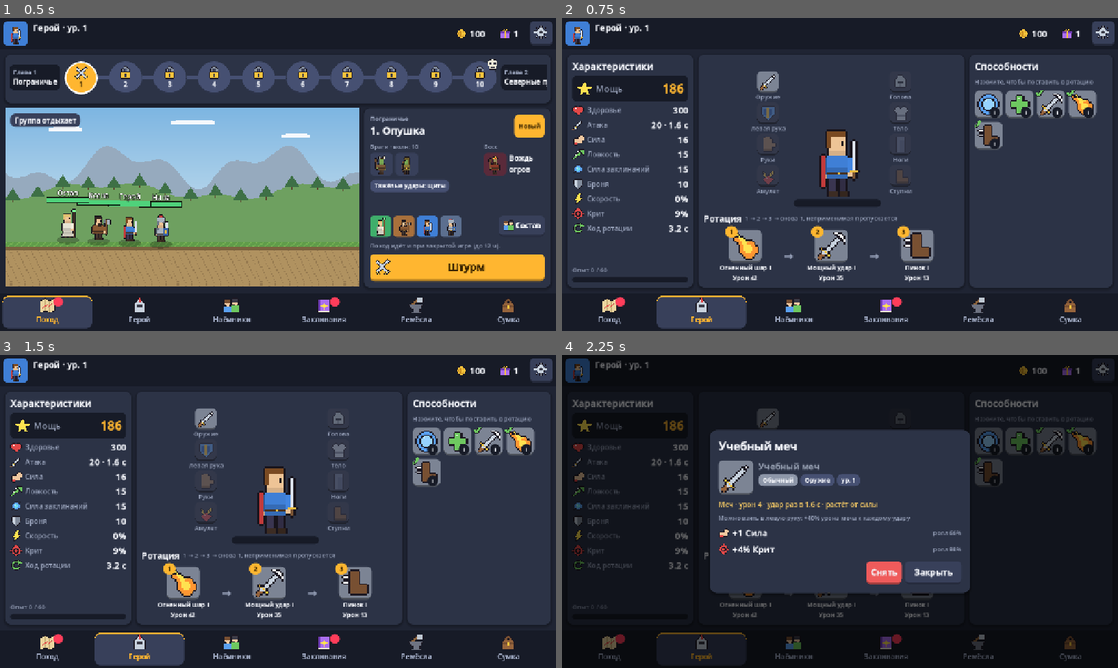
Above: before the commit, frames 1-4 (two rows, left to right).
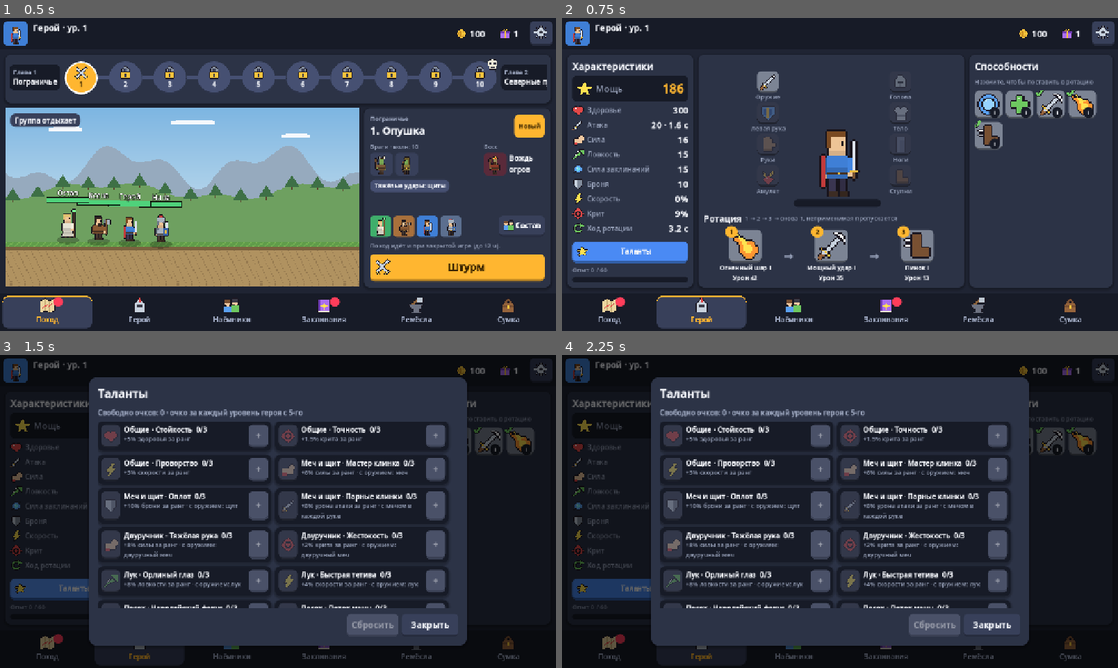
Above: after the commit, the same moments.

Repository: Zapolskikh/async-hero-rpg
Game: Godot game, scene res://scenes/main.tscn
The game is run twice, just before and just after one commit, with the same random seed, the same clock (stepped at 60 frames per second) and the same inputs.
Inputs (mouse positions are in pixels of both pictures, inside the frame that each line leads up to):
- Up to frame 1 (0.5 s): no input
- Up to frame 2 (0.75 s): click "Герой" at 0.5 s
- Up to frame 3 (1.5 s): click (66, 589) at 1.25 s, where only the run after the commit has a clickable "Таланты"
- Up to frame 4 (2.25 s): click (767, 417) at 2.02 s

Frame 1 is identical in both runs. In frame 2, 1.5% of the frame differs, in the area x 1-23%, y 71-79%; in frame 3, 63%, in the area x 0-100%, y 1-100%; in frame 4, 47%.

Commit message:
Hero talents (12 talents, 3 ranks, weapon branches) and gold income x0.3
Co-Authored-By: Claude Opus 5.5 <noreply@anthropic.com>
Claude-Session: https://claude.ai/code/session_01TnfTvx6YHctpzkqn983XSi

Diff:
--- a/scripts/core/game_state.gd
+++ b/scripts/core/game_state.gd
@@ -303,6 +303,12 @@
 
 func replace_hired(old_id: String, new_id: String) -> bool:
 	return act("replace", {"old": old_id, "new": new_id})["ok"]
+
+func talent_up(id: String) -> bool:
+	return act("talent_up", {"id": id})["ok"]
+
+func talent_reset() -> void:
+	act("talent_reset")
 
 func fuse(sid: String) -> bool:
 	return act("fuse", {"sid": sid})["ok"]
--- a/scripts/core/loot.gd
+++ b/scripts/core/loot.gd
@@ -189,7 +189,7 @@
 	return s
 
 static func sell_price(item: Dictionary) -> int:
-	return int((5 + item["ilvl"] * 3) * [1, 3, 8, 25][item["rarity"]])
+	return max(1, int((5 + item["ilvl"] * 3) * [1, 3, 8, 25][item["rarity"]] * Db.GOLD_MULT))
 
 ## Brings an item saved by an older version up to date (v5: weapon types, str instead of atk).
 static func upgrade_item(it: Dictionary) -> void:
--- a/scripts/core/roster.gd
+++ b/scripts/core/roster.gd
@@ -52,7 +52,14 @@
 	return st
 
 static func hero_stats(hero: Dictionary) -> Dictionary:
-	return combat_stats(Db.hero_base_stats(hero["level"]), hero["equipped"])
+	var gear: Dictionary = hero["equipped"]
+	var talents: Dictionary = hero.get("talents", {})
+	var weapons := Loot.weapon_types(gear)
+	var st := apply_gear(Db.hero_base_stats(hero["level"]), gear)
+	Talents.apply_stats(st, talents, weapons)
+	st.merge(Loot.attack_of(st, gear), true)
+	st["atk"] = round(st["atk"] * Talents.attack_mult(talents, weapons))
+	return st
 
 static func hero_snapshot(hero: Dictionary, collection: Dictionary) -> Dictionary:
 	var spells := []
--- a/scripts/core/rules.gd
+++ b/scripts/core/rules.gd
@@ -30,7 +30,8 @@
 const REAL_SLOTS := 3            # up to 3 of 6 board places go to real players
 
 ## Actions without randomness: the client may apply them locally right away.
-const LOCAL_ACTIONS := ["set_rotation", "move_party", "equip", "unequip", "sell", "hire", "fire", "replace", "fuse", "set_name"]
+const LOCAL_ACTIONS := ["set_rotation", "move_party", "equip", "unequip", "sell", "hire", "fire", "replace", "fuse", "set_name",
+	"talent_up", "talent_reset"]
 ## Actions with randomness or rewards: only the authority (server or offline client) runs them.
 const AUTHORITY_ACTIONS := ["reroll", "open_box", "open_pack", "start", "collect", "stop",
 	"gather_start", "gather_claim", "gather_cancel", "craft_start", "craft_claim", "use_item"]
@@ -45,7 +46,7 @@
 	var p := {
 		"v": VERSION, "name": name, "created": now,
 		"gold": 100, "boxes": 1, "closed_level": 0,
-		"hero": {"name": name, "level": 1, "xp": 0, "rotation": ["fireball", "strike", "kick"],
+		"hero": {"name": name, "level": 1, "xp": 0, "rotation": ["fireball", "strike", "kick"], "talents": {},
 			"equipped": _empty_equipment()},
 		"collection": {}, "inventory": [], "board": [], "hired": [], "party_order": [],
 		"rerolls_today": 0, "reroll_day": "", "free_box_day": "",
@@ -85,6 +86,10 @@
 	_migrate_spells(p)
 	var hero: Dictionary = p["hero"]
 	hero["level"] = int(hero["level"])
+	if typeof(hero.get("talents")) != TYPE_DICTIONARY:
+		hero["talents"] = {}
+	for k in hero["talents"].keys():
+		hero["talents"][k] = int(hero["talents"][k])
 	hero["xp"] = int(hero["xp"])
 	for slot in hero["equipped"]:
 		_fix_item(hero["equipped"][slot])
@@ -348,6 +353,8 @@
 		"fire": res = _fire(p, str(args.get("id", "")))
 		"replace": res = _replace(p, str(args.get("old", "")), str(args.get("new", "")))
 		"fuse": res = _fuse(p, str(args.get("sid", "")))
+		"talent_up": res = _talent_up(p, str(args.get("id", "")))
+		"talent_reset": res = _talent_reset(p)
 		"set_name": res = _set_name(p, str(args.get("name", "")))
 		"reroll": res = _reroll(p, r, now, ctx)
 		"open_box": res = _open_box(p, r, str(args.get("use", "")), now)
@@ -490,6 +497,22 @@
 			p["hired"][i] = newcomer
 	var pos: int = p["party_order"].find(old_id)
 	p["party_order"][pos] = new_id
+	return _ok()
+
+static func _talent_up(p: Dictionary, id: String) -> Dictionary:
+	if not Talents.TALENTS.has(id):
+		return _err("no such talent")
+	var hero: Dictionary = p["hero"]
+	if Talents.points_free(hero) <= 0:
+		return _err("no talent points")
+	var t: Dictionary = hero["talents"]
+	if int(t.get(id, 0)) >= Talents.MAX_RANK:
+		return _err("max rank")
+	t[id] = int(t.get(id, 0)) + 1
+	return _ok()
+
+static func _talent_reset(p: Dictionary) -> Dictionary:
+	p["hero"]["talents"] = {}
 	return _ok()
 
 static func _fuse(p: Dictionary, sid: String) -> Dictionary:
--- a/scripts/data/db.gd
+++ b/scripts/data/db.gd
@@ -200,6 +200,8 @@
 	{"from": 26, "name": "Царство архилича"},
 ]
 
+## All gold income (kills, push clears, selling items) is multiplied by this.
+const GOLD_MULT := 0.3
 const LEVEL_SCALE := 1.25   # enemy stat growth per level for chapter 1 (levels 1-10)
 const SCALE_BREAK := 10     # after this level enemies follow the party's expected growth
 const HERO_AT_BREAK := 16.0 # hero level a typical player has when clearing SCALE_BREAK
--- /dev/null
+++ b/scripts/data/talents.gd
@@ -0,0 +1,87 @@
+class_name Talents
+extends RefCounted
+## Hero talents: one point per hero level from FIRST_LEVEL on.
+## Each talent has up to MAX_RANK ranks; every rank applies `per_rank` once.
+## Effect fields:
+##   stat + pct  -> stat x (1 + pct * rank)      (hp, str, agi, power, armor)
+##   stat + add  -> stat + add * rank            (crit, haste)
+##   stat "atk" + pct -> basic attack damage x (1 + pct * rank)
+##   w           -> only while holding this weapon type ("dual" = a sword in each hand)
+
+const FIRST_LEVEL := 5      # the first point comes at hero level 5
+const MAX_RANK := 3
+
+const BRANCHES := [
+	{"id": "general", "name": "Общие"},
+	{"id": "sword", "name": "Меч и щит"},
+	{"id": "greatsword", "name": "Двуручник"},
+	{"id": "bow", "name": "Лук"},
+	{"id": "staff", "name": "Посох"},
+]
+
+const TALENTS := {
+	"toughness":    {"name": "Стойкость", "branch": "general", "icon": "hp", "stat": "hp", "pct": 0.05},
+	"precision":    {"name": "Точность", "branch": "general", "icon": "crit", "stat": "crit", "add": 0.015},
+	"swiftness":    {"name": "Проворство", "branch": "general", "icon": "haste", "stat": "haste", "add": 0.03},
+	"blade_master": {"name": "Мастер клинка", "branch": "sword", "icon": "str", "stat": "str", "pct": 0.06, "w": "sword"},
+	"bulwark":      {"name": "Оплот", "branch": "sword", "icon": "armor", "stat": "armor", "pct": 0.10, "w": "shield"},
+	"twin_blades":  {"name": "Парные клинки", "branch": "sword", "icon": "w_sword", "stat": "atk", "pct": 0.08, "w": "dual"},
+	"heavy_hand":   {"name": "Тяжёлая рука", "branch": "greatsword", "icon": "str", "stat": "str", "pct": 0.08, "w": "greatsword"},
+	"brutality":    {"name": "Жестокость", "branch": "greatsword", "icon": "crit", "stat": "crit", "add": 0.02, "w": "greatsword"},
+	"eagle_eye":    {"name": "Орлиный глаз", "branch": "bow", "icon": "agi", "stat": "agi", "pct": 0.08, "w": "bow"},
+	"quick_draw":   {"name": "Быстрая тетива", "branch": "bow", "icon": "haste", "stat": "haste", "add": 0.04, "w": "bow"},
+	"arcane_focus": {"name": "Чародейский фокус", "branch": "staff", "icon": "power", "stat": "power", "pct": 0.08, "w": "staff"},
+	"mana_flow":    {"name": "Поток маны", "branch": "staff", "icon": "haste", "stat": "haste", "add": 0.04, "w": "staff"},
+}
+
+static func points_total(level: int) -> int:
+	return max(0, level - FIRST_LEVEL + 1)
+
+static func points_spent(talents: Dictionary) -> int:
+	var n := 0
+	for k in talents:
+		n += int(talents[k])
+	return n
+
+static func points_free(hero: Dictionary) -> int:
+	return points_total(int(hero["level"])) - points_spent(hero.get("talents", {}))
+
+static func _active(t: Dictionary, weapons: Array) -> bool:
+	if not t.has("w"):
+		return true
+	if t["w"] == "dual":
+		return weapons.count("sword") >= 2
+	return t["w"] in weapons
+
+## Applies talents to stats before the basic attack is computed (all but "atk").
+static func apply_stats(st: Dictionary, talents: Dictionary, weapons: Array) -> void:
+	for id in talents:
+		if not TALENTS.has(id):
+			continue
+		var t: Dictionary = TALENTS[id]
+		var rank := int(talents[id])
+		if rank <= 0 or t["stat"] == "atk" or not _active(t, weapons):
+			continue
+		if t.has("pct"):
+			st[t["stat"]] = round(float(st.get(t["stat"], 0.0)) * (1.0 + float(t["pct"]) * rank))
+		else:
+			st[t["stat"]] = float(st.get(t["stat"], 0.0)) + float(t["add"]) * rank
+
+## Basic attack multiplier from talents.
+static func attack_mult(talents: Dictionary, weapons: Array) -> float:
+	var m := 1.0
+	for id in talents:
+		if TALENTS.has(id) and TALENTS[id]["stat"] == "atk" and _active(TALENTS[id], weapons):
+			m *= 1.0 + float(TALENTS[id]["pct"]) * int(talents[id])
+	return m
+
+## "+5% здоровья за ранг · с мечом в каждой руке"
+static func describe(id: String) -> String:
+	var t: Dictionary = TALENTS[id]
+	var names := {"hp": "здоровья", "str": "силы", "agi": "ловкости", "power": "силы заклинаний", "armor": "брони",
+		"crit": "крита", "haste": "скорости", "atk": "урона атаки"}
+	var v: float = float(t.get("pct", t.get("add", 0.0))) * 100.0
+	var txt := "+%s%% %s за ранг" % [str(snappedf(v, 0.1)).trim_suffix(".0"), names[t["stat"]]]
+	if t.has("w"):
+		txt += " · " + ("с мечом в каждой руке" if t["w"] == "dual" else "с оружием: " + Db.WEAPON_LABELS[t["w"]])
+	return txt
--- a/scripts/sim/expedition.gd
+++ b/scripts/sim/expedition.gd
@@ -124,7 +124,7 @@
 		if u.side == 1 and not u.alive():
 			kills += 1
 			var mult := 8 if u.is_boss else 1
-			gold += int(round(5.0 * pow(sc, 0.85) * mult))
+			gold += int(round(5.0 * pow(sc, 0.85) * mult * Db.GOLD_MULT))
 			xp += int(round(6.0 * Db.xp_level_factor(level) * mult))
 			_drop_mats(u)
 	if sim.won:
@@ -154,7 +154,7 @@
 			_add_mat(best, Prof.CLOTH_ON_CLEAR)
 		xp += int(round(30.0 * Db.xp_level_factor(level)))
 		if mode == "push":
-			gold += 40 * level
+			gold += int(round(40 * level * Db.GOLD_MULT))
 		if first_clear_pending:
 			first_clear_pending = false
 			level_closed_now = true
--- a/scripts/ui/main.gd
+++ b/scripts/ui/main.gd
@@ -189,7 +189,7 @@
 			fusable = true
 	return {
 		"expedition": ex == null or (ex["mode"] == "farm" and Game.has_pending()),
-		"hero": Game.hero["rotation"].size() < 3,
+		"hero": Game.hero["rotation"].size() < 3 or Talents.points_free(Game.hero) > 0,
 		"mercs": not Game.party_ready(),
 		"spells": Game.free_box_available() or Game.boxes > 0 or fusable,
 		"bag": bag_upgrade,
@@ -637,6 +637,9 @@
 	sv.add_child(UI.stat_row("crit", "Крит", "%d%%" % roundi(st["crit"] * 100)))
 	sv.add_child(UI.stat_row("loop", "Ход ротации", "%.1f с" % SpellInfo.rotation_interval(st["haste"])))
 	sv.add_child(UI.spacer())
+	var free := Talents.points_free(hero)
+	var tb := UI.btn("Таланты" + (" (+%d)" % free if free > 0 else ""), _talents_popup, "primary" if free > 0 else "secondary", Style.FONT_SMALL, "star", 0, 44)
+	sv.add_child(tb)
 	sv.add_child(UI.label("Опыт %d / %d" % [hero["xp"], Db.xp_to_next(hero["level"])], Style.FONT_TINY, Style.MUTED))
 	sv.add_child(UI.progress(hero["xp"], Db.xp_to_next(hero["level"]), Style.SECONDARY, 12))
 	h.add_child(sc)
@@ -787,6 +790,50 @@
 	var rot: Array = Game.hero["rotation"].duplicate()
 	rot.remove_at(i)
 	Game.set_rotation(rot)
+
+func _talents_popup() -> void:
+	UI.clear(popup_layer)
+	var hero: Dictionary = Game.hero
+	var talents: Dictionary = hero.get("talents", {})
+	var weapons: Array = Game.hero_snapshot()["weapons"]
+	var v := UI.vbox(8)
+	var free := Talents.points_free(hero)
+	v.add_child(UI.label("Свободно очков: %d · очко за каждый уровень героя с %d-го" % [free, Talents.FIRST_LEVEL],
+		Style.FONT_SMALL, Style.SUCCESS if free > 0 else Style.MUTED, true))
+	var g := UI.grid(2, 8)
+	for br in Talents.BRANCHES:
+		for id in Talents.TALENTS:
+			var t: Dictionary = Talents.TALENTS[id]
+			if t["branch"] != br["id"]:
+				continue
+			var rank := int(talents.get(id, 0))
+			var c := UI.card(Style.CARD_2 if rank > 0 else Style.BG_DEEP, 8)
+			c.custom_minimum_size.x = 400
+			var h := UI.hbox(8)
+			c.add_child(h)
+			h.add_child(UI.tile(t["icon"], Style.CARD_3, 44, rank == 0))
+			var tv := UI.vbox(0)
+			tv.add_child(UI.label("%s · %s  %d/%d" % [br["name"], t["name"], rank, Talents.MAX_RANK], Style.FONT_SMALL, Style.TEXT, true))
+			var active: bool = not t.has("w") or (weapons.count("sword") >= 2 if t["w"] == "dual" else t["w"] in weapons)
+			tv.add_child(UI.wrap(Talents.describe(id) + ("" if active or rank == 0 else " (сейчас не действует)"), Style.FONT_TINY,
+				Style.MUTED if active or rank == 0 else Style.WARNING))
+			h.add_child(UI.expand(tv))
+			var plus := UI.btn("+", _talent_up.bind(id), "primary", Style.FONT_BODY, "", 44, 44)
+			plus.disabled = free <= 0 or rank >= Talents.MAX_RANK
+			h.add_child(plus)
+			g.add_child(c)
+	var sc := UI.scroll(g)
+	sc.custom_minimum_size = Vector2(830, 430)
+	v.add_child(sc)
+	_modal("Таланты", v, [["Сбросить", _talent_reset, "danger", Talents.points_spent(talents) > 0]])
+
+func _talent_up(id: String) -> void:
+	Game.talent_up(id)
+	_talents_popup()
+
+func _talent_reset() -> void:
+	Game.talent_reset()
+	_talents_popup()
 
 func _gear_popup(slot: String) -> void:
 	var it = Game.hero["equipped"].get(slot)
--- a/tests/rules_tests.gd
+++ b/tests/rules_tests.gd
@@ -19,6 +19,7 @@
 	test_push_finish()
 	test_spell_levels()
 	test_weapons()
+	test_talents()
 	test_boxes_and_validation()
 	test_json_roundtrip()
 	test_migrate_v1()
@@ -151,6 +152,24 @@
 	var qs := Rules.hero_snapshot(q)
 	check(qs["weapons"] == ["staff"] and qs["stats"]["atk"] > 0, "migrated hero has a working attack")
 
+func test_talents() -> void:
+	print("talents")
+	var p := fresh(41)
+	check(Talents.points_free(p["hero"]) == 0 and not Rules.apply(p, "talent_up", {"id": "toughness"}, T0)["ok"], "no talent points before level 5")
+	p["hero"]["level"] = 7
+	check(Talents.points_free(p["hero"]) == 3, "3 points at level 7")
+	var hp0: float = Rules.hero_snapshot(p)["stats"]["hp"]
+	for i in 3:
+		Rules.apply(p, "talent_up", {"id": "toughness"}, T0)
+	check(Rules.hero_snapshot(p)["stats"]["hp"] > hp0 * 1.14, "3 ranks of toughness: +15% health")
+	check(not Rules.apply(p, "talent_up", {"id": "toughness"}, T0)["ok"], "no points left / max rank")
+	Rules.apply(p, "talent_reset", {}, T0)
+	check(Talents.points_free(p["hero"]) == 3, "reset returns the points")
+	Rules.apply(p, "talent_up", {"id": "eagle_eye"}, T0)
+	var base_agi: float = Db.hero_base_stats(7)["agi"]
+	check(Rules.hero_snapshot(p)["stats"]["agi"] == base_agi, "bow talent does nothing with a sword")
+	check(Loot.sell_price({"ilvl": 10, "rarity": 1}) < (5 + 30) * 3, "selling pays less gold now")
+
 func test_spell_levels() -> void:
 	print("spell levels")
 	var p := fresh(21)
--- a/tests/shot_runner.gd
+++ b/tests/shot_runner.gd
@@ -8,6 +8,7 @@
 var spells_only := false
 var weapons_only := false
 var meter_only := false
+var talents_only := false
 
 func _ready() -> void:
 	for a in OS.get_cmdline_user_args():
@@ -21,9 +22,13 @@
 			weapons_only = true
 		if a == "--shots-meter":
 			meter_only = true
+		if a == "--shots-talents":
+			talents_only = true
 	DirAccess.make_dir_recursive_absolute(out_dir)
 	main = get_parent()
-	if meter_only:
+	if talents_only:
+		_run_talents()
+	elif meter_only:
 		_run_meter()
 	elif weapons_only:
 		_run_weapons()
@@ -276,3 +281,20 @@
 	await _shot("29_meter_fight")
 	print("shots done")
 	get_tree().quit()
+
+func _run_talents() -> void:
+	Game.reset_progress()
+	UI.clear(main.popup_layer)
+	Game.profile["hero"]["level"] = 10
+	Game.talent_up("toughness")
+	Game.talent_up("blade_master")
+	Game.talent_up("blade_master")
+	Game.talent_up("eagle_eye")
+	main._switch("hero")
+	await _wait(0.4)
+	await _shot("30_hero_talents_button")
+	main._talents_popup()
+	await _wait(0.5)
+	await _shot("31_talents")
+	print("shots done")
+	get_tree().quit()
Not shown, added: scripts/data/talents.gd.uid
Not shown, changed: README.md
Not shown, changed: server/app/game.py
